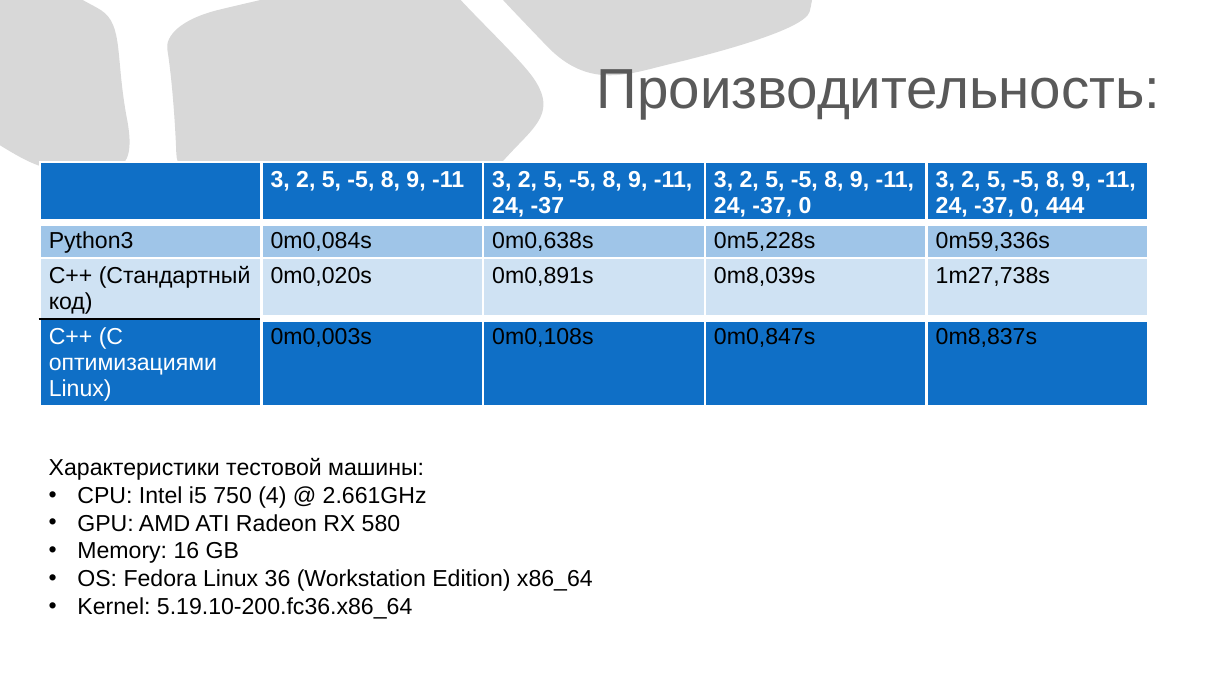
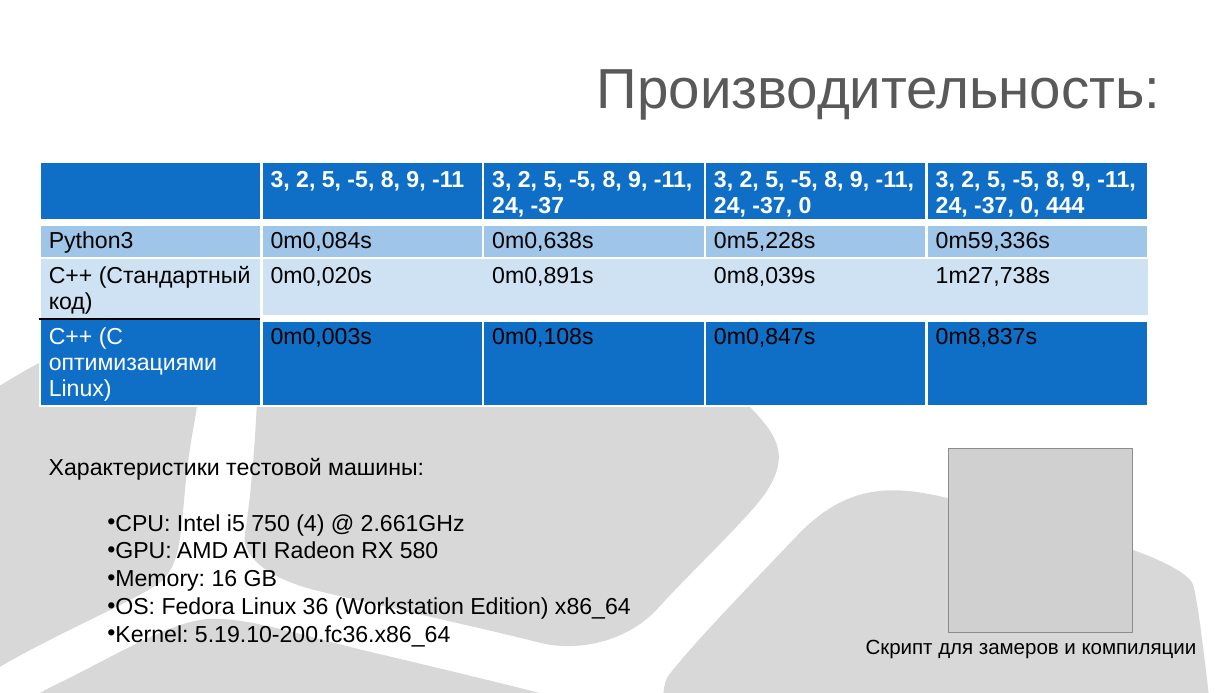
Before and after one commit to I-love-linux-12-31/mirea_cpp_tasks, a slide deck: slide 7 of PermSort/PermSort_YaroslavK_2022.odp (slide 5 before the commit). Drawn at 1232x693 pixels with LibreOffice and Linux fonts; fonts in the diff are those of the drawing; grey boxes stand for pictures. Boxes give left, top, right and bottom in pixels: in the first picture for what was removed or moved away, otherwise in the second. Text is boxed around its words. In the diff, an @@ line names an element or a change of style, - is before the commit and + after.

```diff
--- a/PermSort/PermSort_YaroslavK_2022.odp
+++ b/PermSort/PermSort_YaroslavK_2022.odp
@@ freeform shape removed at (x1=0, y1=0, x2=139, y2=182) @@
@@ freeform shape removed at (x1=502, y1=0, x2=811, y2=91) @@
@@ table at (x1=40, y1=162, x2=1148, y2=405) @@
@@ borders changed @@
@@ freeform shape resized from (x1=165, y1=0, x2=553, y2=263) to (x1=132, y1=186, x2=537, y2=319) @@
@@ freeform shape added at (x1=242, y1=232, x2=792, y2=653), fill #D8D8D8, outline #000000 0.74 pt @@
@@ freeform shape added at (x1=0, y1=329, x2=212, y2=667), fill #D8D8D8, outline #000000 0.74 pt @@
@@ picture added at (x1=948, y1=448, x2=1131, y2=632) @@
@@ freeform shape added at (x1=663, y1=467, x2=1208, y2=693), fill #D8D8D8, outline #000000 0.74 pt @@
@@ text at (x1=107, y1=514, x2=631, y2=647): indent changed @@
@@ freeform shape added at (x1=40, y1=616, x2=541, y2=693), fill #D8D8D8, outline #000000 0.74 pt @@
@@ text added at (x1=866, y1=639, x2=1197, y2=659), 16 pt, text #000000 @@
+Скрипт для замеров и компиляции
```
Also in this commit, not shown: 5 other slides changed, 2 slides added, 1 other file.
